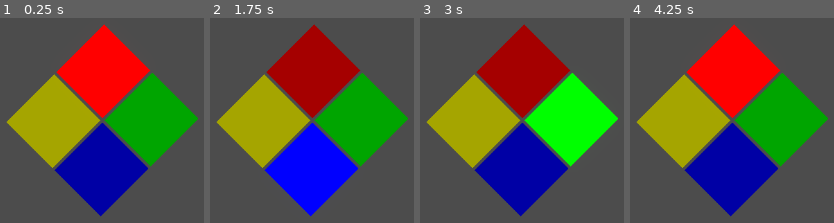
Above: before the commit, frames 1-4 (left to right).
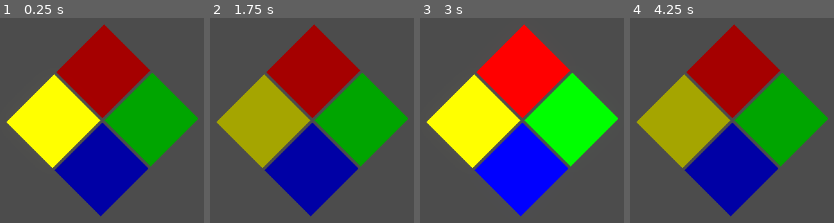
Above: after the commit, the same moments.

Repository: jevonsp/game-collection
Game: Godot game, scene res://simon/simon.tscn
Two runs of this game, one before a commit and one after it. Both use one fixed random seed, a clock stepped at 60 frames per second and the inputs below. This scene is started directly instead of the project's main scene.
Inputs:
- Up to frame 1 (0.25 s): no input
- Up to frame 2 (1.75 s): tap Enter at 0.5 s; hold D (right) 0.53-1.28 s; hold S (down) from 1.28 s (still down)
- Up to frame 3 (3 s): tap Space at 2 s; release S (down) at 2.03 s; hold D (right) 2.03-2.78 s; hold W (up) from 2.78 s (still down)
- Up to frame 4 (4.25 s): tap Enter at 3.5 s; release W (up) at 3.53 s; hold A (left) from 3.53 s (still down)

The runs differ from the first frame. In frame 1, 21% of the frame differs, in the area x 3-74%, y 2-74%; in frame 2, 11%; in frame 3, 32%, in the area x 3-74%, y 2-97%; in frame 4, 11%.

Commit message:
Work on Simon Sequencing

Diff:
--- /dev/null
+++ b/default_bus_layout.tres
@@ -0,0 +1,8 @@
+[gd_resource type="AudioBusLayout" load_steps=2 format=3 uid="uid://c5c87k4xid2bc"]
+
+[sub_resource type="AudioEffectPitchShift" id="AudioEffectPitchShift_j3pel"]
+resource_name = "PitchShift"
+
+[resource]
+bus/0/effect/0/effect = SubResource("AudioEffectPitchShift_j3pel")
+bus/0/effect/0/enabled = true
--- a/simon/simon.gd
+++ b/simon/simon.gd
@@ -1,30 +1,103 @@
 extends Node2D
-
+signal game_data_sent(gd: GameData)
+signal game_quit
 enum Choice {RED, GREEN, YELLOW, BLUE}
-
-var choice_sequence: Array[Choice] = []
-
-var test_sequence: Array[Choice] = [
-	Choice.RED,
-	Choice.YELLOW,
-	Choice.RED,
-	Choice.BLUE,
-	Choice.RED,
-	Choice.GREEN,
-	Choice.RED,
-	Choice.GREEN,
-	Choice.RED,
-	Choice.BLUE,
-	Choice.RED,
-	Choice.BLUE,
-]
+var game_sequence: Array[Choice] = []
+var choice_expecting: Choice
+var choice_index: int = 0
+var score: int = 0
+var hi_score: int = 0
+var is_player_turn: bool = false
+var timer: float = 0.0
+var time_allowed: float = 2.0
 
 @onready var color_rect_red: ColorRect = $ColorRectGrid/Red
 @onready var color_rect_green: ColorRect = $ColorRectGrid/Green
 @onready var color_rect_yellow: ColorRect = $ColorRectGrid/Yellow
 @onready var color_rect_blue: ColorRect = $ColorRectGrid/Blue
+@onready var audio_stream_player: AudioStreamPlayer = $AudioStreamPlayer
 
 func _ready() -> void:
+	var buttons = get_tree().get_nodes_in_group("buttons")
+	for b:Button in buttons:
+		match b.name:
+			"Red": b.set_meta("choice", Choice.RED)
+			"Green": b.set_meta("choice", Choice.GREEN)
+			"Yellow": b.set_meta("choice", Choice.YELLOW)
+			"Blue": b.set_meta("choice", Choice.BLUE)
+		var pressed = Callable(self, "_on_pressed").bind(b)
+		b.pressed.connect(pressed)
+
+	start_game()
+
+func _process(delta: float) -> void:
+	if is_player_turn:
+		timer += delta
+	if timer >= time_allowed:
+		lose()
+
+func set_vars(gd: GameData) -> void:
+	hi_score = int(gd.hi_score)
+
+func _on_pressed(which: Button) -> void:
+	var choice: Choice = which.get_meta("choice")
+	if choice != game_sequence[choice_index]:
+		lose()
+		return
+	print("clicked right")
+	choice_index += 1
+	score += 1
+	timer = 0.0
+	if choice_index >= len(game_sequence):
+		next_loop()
+
+func light(rect:ColorRect) -> void:
+	rect.modulate.v = 1.25
+
+func dim(rect:ColorRect) -> void:
+	rect.modulate.v = .65
+
+func display_sequence(sequence:Array[Choice]) -> void:
+	var buttons = get_tree().get_nodes_in_group("buttons")
+	for b:Button in buttons:
+		b.disabled = true
+
+	for index in sequence:
+		match index:
+			Choice.RED:
+				light(color_rect_red)
+				audio_stream_player.pitch_scale = 1.0
+				audio_stream_player.play()
+			Choice.GREEN:
+				light(color_rect_green)
+				audio_stream_player.pitch_scale = 1.1
+				audio_stream_player.play()
+			Choice.YELLOW:
+				light(color_rect_yellow)
+				audio_stream_player.pitch_scale = 1.2
+				audio_stream_player.play()
+			Choice.BLUE:
+				light(color_rect_blue)
+				audio_stream_player.pitch_scale = .9
+				audio_stream_player.play()
+		var button_timer = get_tree().create_timer(0.5)
+		await button_timer.timeout
+		for c:ColorRect in [
+			color_rect_red,
+			color_rect_green,
+			color_rect_yellow,
+			color_rect_blue
+			]:
+			dim(c)
+
+	for b:Button in buttons:
+		b.disabled = false
+
+func increment_sequence() -> void:
+	var next:Choice = [Choice.RED, Choice.GREEN, Choice.YELLOW, Choice.BLUE].pick_random()
+	game_sequence.append(next)
+
+func start_game():
 	for c:ColorRect in [
 		color_rect_red,
 		color_rect_green,
@@ -33,27 +106,16 @@
 		]:
 		dim(c)
 
-	display_sequence(test_sequence)
+	next_loop()
 
-func light(rect:ColorRect) -> void:
-	rect.modulate.v = 1.25
+func next_loop():
+	increment_sequence()
+	await display_sequence(game_sequence)
+	choice_expecting = game_sequence[0]
+	is_player_turn = true
 
-func dim(rect:ColorRect) -> void:
-	rect.modulate.v = .65
+func lose():
+	score = 0
+	game_sequence.clear()
 
-func display_sequence(sequence:Array[Choice]) -> void:
-	for index in sequence:
-		match index:
-			Choice.RED: light(color_rect_red)
-			Choice.GREEN: light(color_rect_green)
-			Choice.YELLOW: light(color_rect_yellow)
-			Choice.BLUE: light(color_rect_blue)
-		var timer = get_tree().create_timer(0.5)
-		await timer.timeout
-		for c:ColorRect in [
-			color_rect_red,
-			color_rect_green,
-			color_rect_yellow,
-			color_rect_blue
-			]:
-			dim(c)
+	next_loop()
--- a/simon/simon.tscn
+++ b/simon/simon.tscn
@@ -1,6 +1,7 @@
-[gd_scene load_steps=3 format=3 uid="uid://rjlkfn2v4bpm"]
+[gd_scene load_steps=4 format=3 uid="uid://rjlkfn2v4bpm"]
 
 [ext_resource type="Script" uid="uid://c3eaa5vd6f6xy" path="res://simon/simon.gd" id="1_ssc1u"]
+[ext_resource type="AudioStream" uid="uid://b1h1ef8fgv8ls" path="res://simon/blipSelect.wav" id="2_yyn1o"]
 
 [sub_resource type="Environment" id="Environment_yyn1o"]
 background_mode = 3
@@ -12,6 +13,10 @@
 
 [node name="WorldEnvironment" type="WorldEnvironment" parent="."]
 environment = SubResource("Environment_yyn1o")
+
+[node name="AudioStreamPlayer" type="AudioStreamPlayer" parent="."]
+stream = ExtResource("2_yyn1o")
+volume_db = -10.0
 
 [node name="ColorRectGrid" type="GridContainer" parent="."]
 offset_left = 576.0
@@ -56,25 +61,25 @@
 size_flags_horizontal = 4
 columns = 2
 
-[node name="Red" type="Button" parent="ButtonGrid"]
+[node name="Red" type="Button" parent="ButtonGrid" groups=["buttons"]]
 custom_minimum_size = Vector2(50, 50)
 layout_mode = 2
 size_flags_horizontal = 3
 size_flags_vertical = 3
 
-[node name="Green" type="Button" parent="ButtonGrid"]
+[node name="Green" type="Button" parent="ButtonGrid" groups=["buttons"]]
 custom_minimum_size = Vector2(50, 50)
 layout_mode = 2
 size_flags_horizontal = 3
 size_flags_vertical = 3
 
-[node name="Yellow" type="Button" parent="ButtonGrid"]
+[node name="Yellow" type="Button" parent="ButtonGrid" groups=["buttons"]]
 custom_minimum_size = Vector2(50, 50)
 layout_mode = 2
 size_flags_horizontal = 3
 size_flags_vertical = 3
 
-[node name="Blue" type="Button" parent="ButtonGrid"]
+[node name="Blue" type="Button" parent="ButtonGrid" groups=["buttons"]]
 custom_minimum_size = Vector2(50, 50)
 layout_mode = 2
 size_flags_horizontal = 3
Not shown, added: simon/blipSelect.wav.import
Not shown, added: simon/blipSelect.wav
